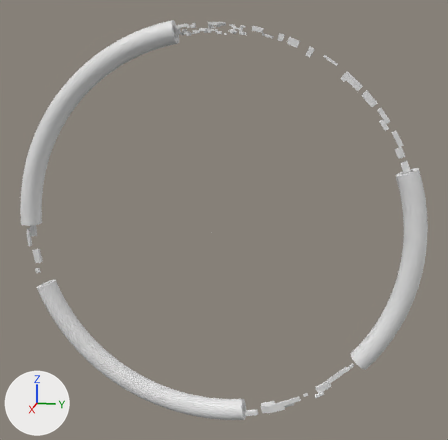
The Blender file Resources/Blender/inner_room.blend as it was, and as the next commit left it.
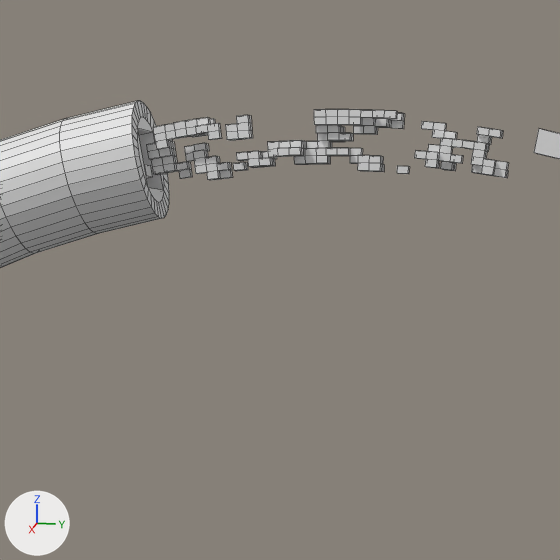
Each version is shown whole from a 50 mm lens placed at (2541.0, 562.0, 693.0), pointed at (-24.0, 49.0, 52.0), then close up on the part from 32% to 57% of the width and 0% to 25% of the height. The lights are fixed; the arrows at lower left show +X, +Y and +Z. The close-ups show mesh edges as thin lines.

In view in the first close-up: 'module_0', 'module_17'.
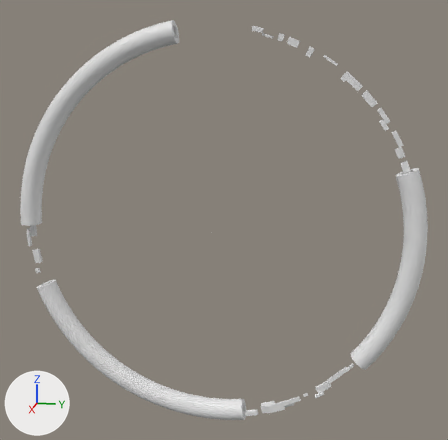
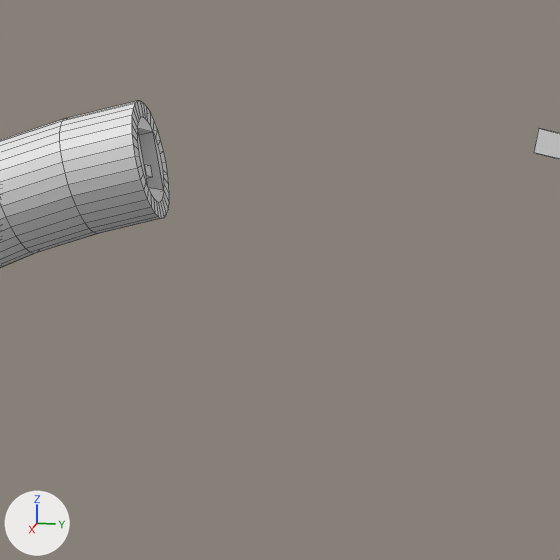
Commit message: pre module overhaul

Location of each change, (x1, y1, x2, y2) in pixels of the close-ups (560 x 560 px):
'module_0', deleted
    before: (146, 109, 508, 180)

The change, as a diff of the scene's bpy script:
```diff
--- a/Resources/Blender/inner_room.blend.py
+++ b/Resources/Blender/inner_room.blend.py
@@ ob_module_0 @@
-ob_module_0 = bpy.data.objects.new('module_0', me_module_0)
-ob_module_0.location = (0.0, 0.0, 0.0)
-ob_module_0.rotation_euler = (1.571, 0.0, 0.0)  # degrees (90, 0, 0)
```
